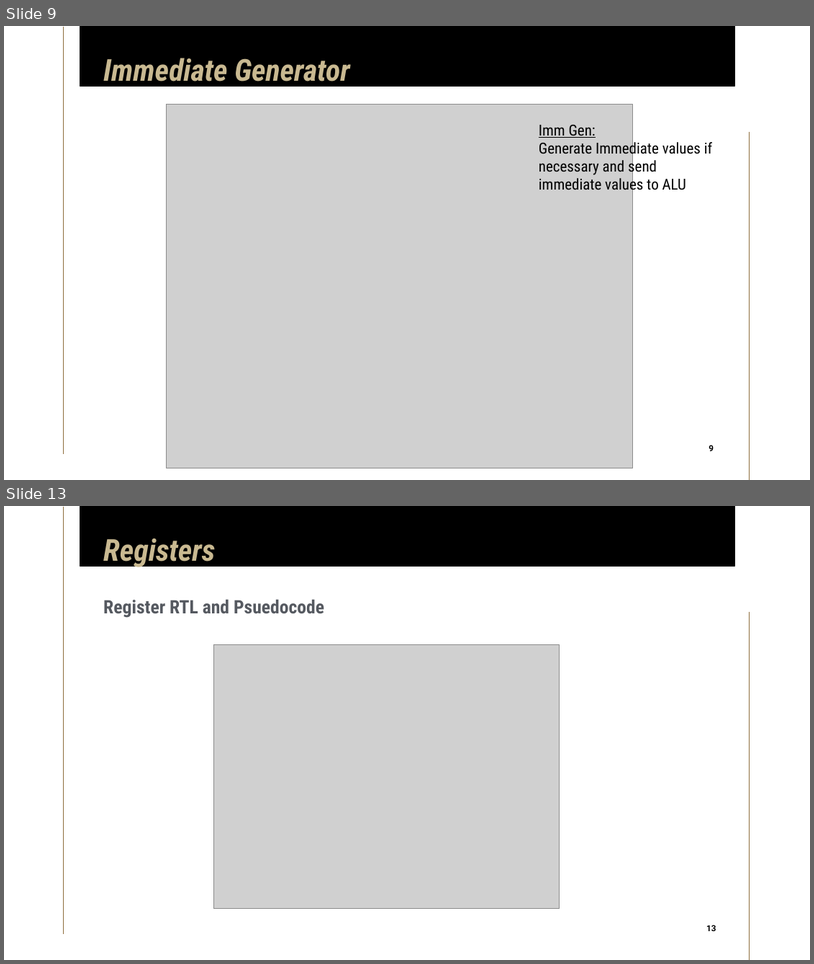
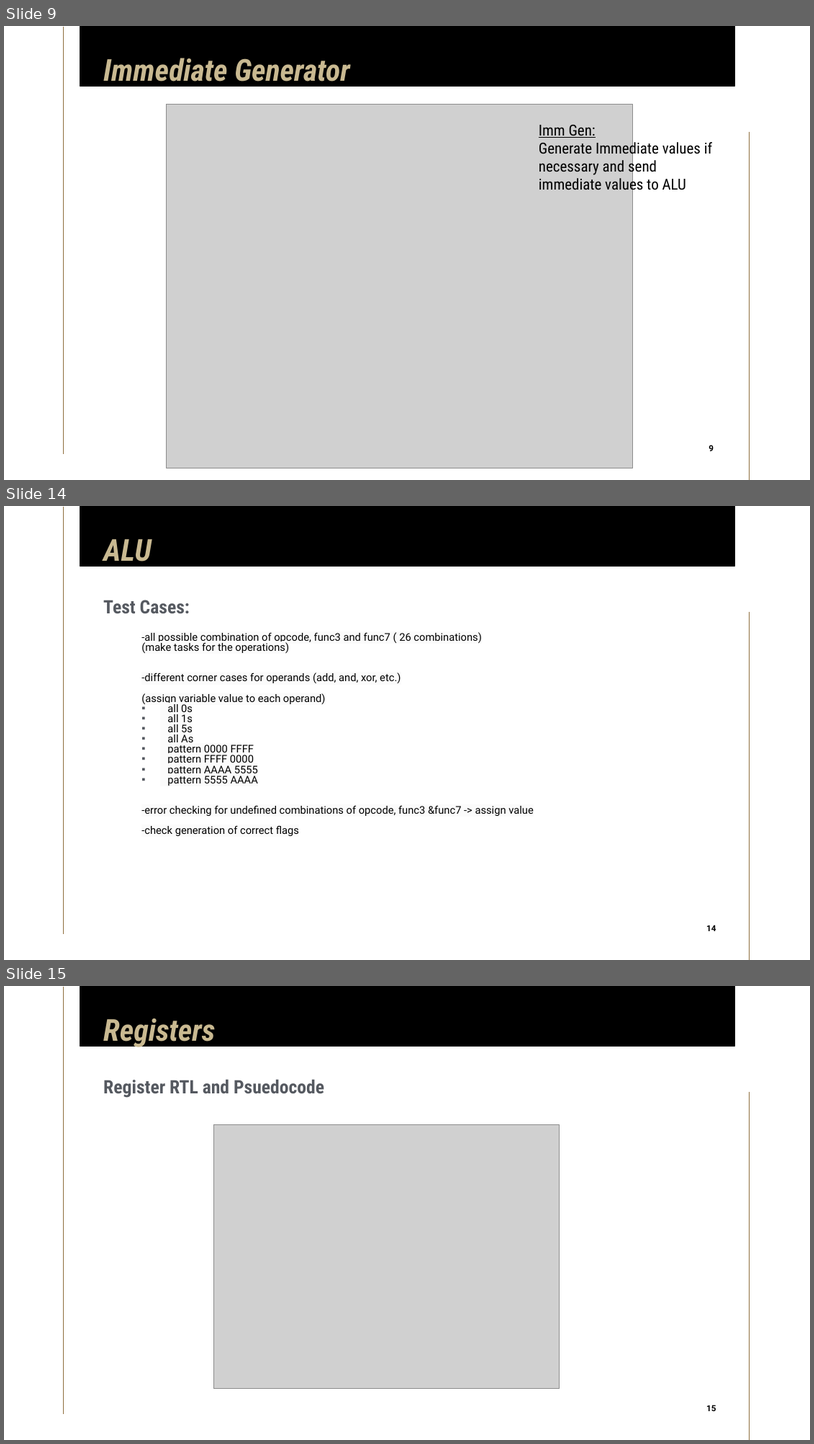
Before and after one commit to limichael246/STARS_2024, a slide deck: Project_Proposal.pptx. Shown one above the other, each under a label of ours: slides 9 and 13 before the commit, slides 9, 14 and 15 after it; the slides between them are not shown. The pictures are 814x964 and 814x1444 pixels, drawn with LibreOffice and Linux fonts; fonts in the diff are those of the drawing; grey boxes stand for pictures. Boxes give left, top, right and bottom in pixels: in the first picture for what was removed or moved away, otherwise in the second. Text is boxed around its words. In the diff, an @@ line names an element or a change of style, - is before the commit and + after.

```diff
--- a/Project_Proposal.pptx
+++ b/Project_Proposal.pptx
@@ slide 14 added at bbox=[4, 506, 810, 960], background #FFFFFF; not listed: 3 template elements that a slide beside it also shows @@
@@ title added at bbox=[103, 539, 152, 568], 36 pt, text #C9B991, bold, italic @@
+ALU
@@ subtitle added at bbox=[103, 600, 190, 613], 22 pt, text #555960, bold @@
+Test Cases:
@@ text added at bbox=[142, 632, 533, 836], 12.6 pt, text #000000 @@
+-all possible combination of opcode, func3 and func7 ( 26 combinations)
+(make tasks for the operations)
+-different corner cases for operands (add, and, xor, etc.)
+(assign variable value to each operand)
+▪ all 0s
+▪ all 1s
+▪ all 5s
+▪ all As
+▪ pattern 0000 FFFF
+▪ pattern FFFF 0000
+▪ pattern AAAA 5555
+▪ pattern 5555 AAAA
+-error checking for undefined combinations of opcode, func3 &func7 -> assign value
+-check generation of correct flags
@@ page number added at bbox=[702, 921, 721, 936], 10 pt, text #000000, bold @@
+14
@@ what was slide 13 is now slide 15 @@
@@ page number at bbox=[707, 1404, 716, 1411]: text changed @@
-13
+15
```
Also in this commit, not shown: 2 slides changed, 2 other slides added, 1 slide removed.
